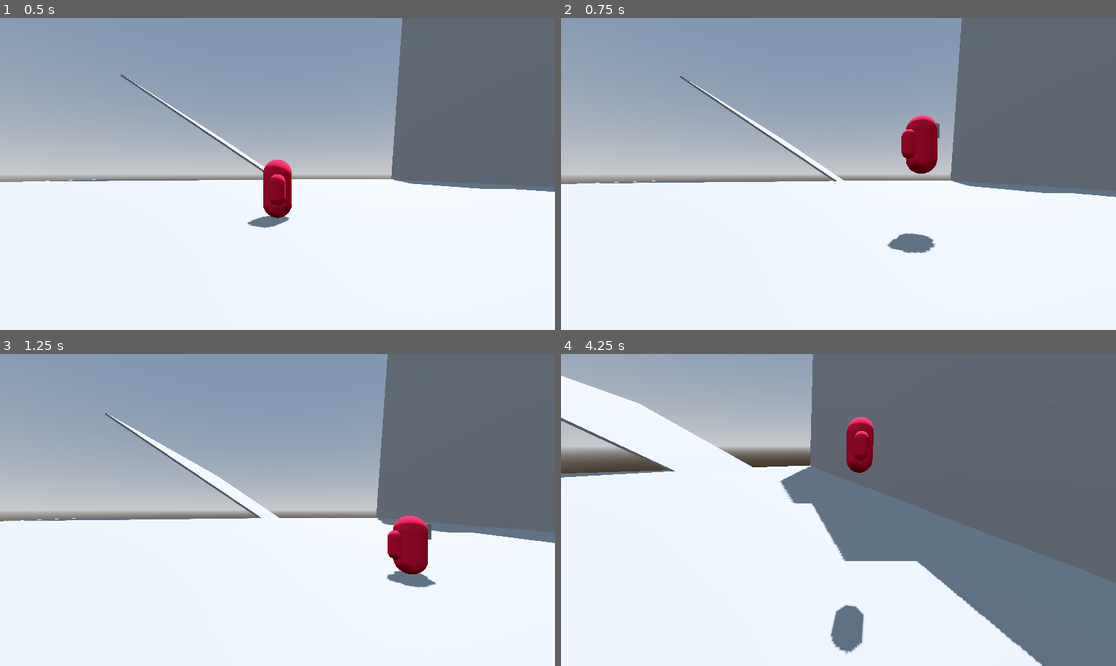
Above: before the commit, frames 1-4 (two rows, left to right).
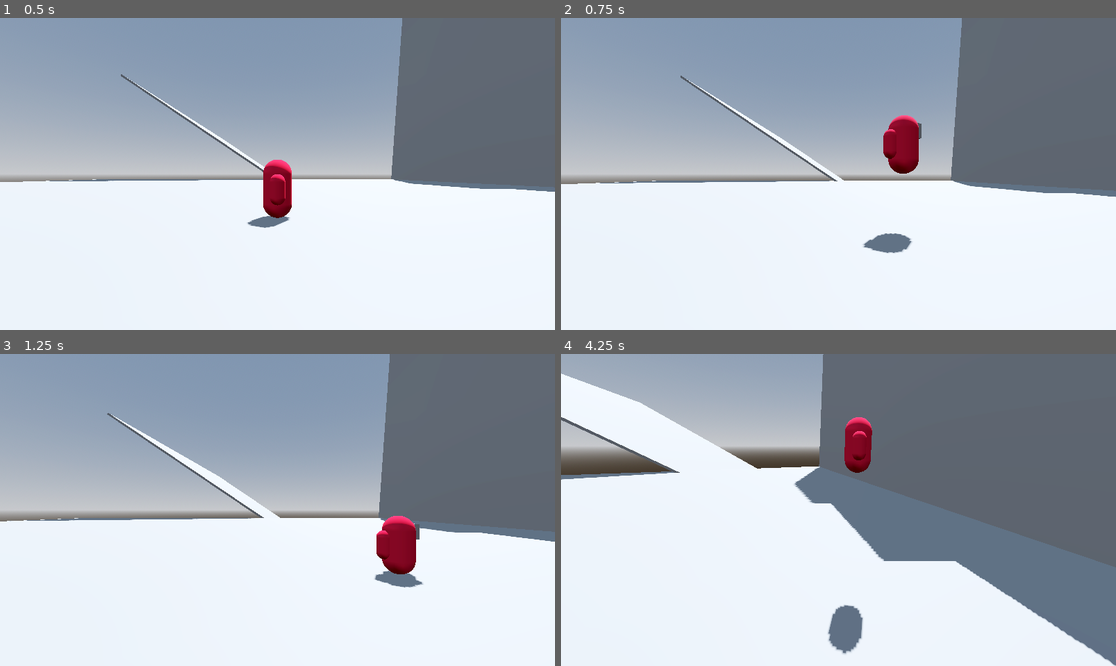
Above: after the commit, the same moments.

Repository: lead0lead/godot-3d-bullet-hell
Game: Godot game, scene res://scenes/main.tscn
Two runs of this game, one before a commit and one after it. Both use one fixed random seed, a clock stepped at 60 frames per second and the inputs below.
Inputs (mouse positions are in pixels of both pictures, inside the frame that each line leads up to):
- Up to frame 1 (0.5 s): no input
- Up to frame 2 (0.75 s): tap Enter at 0.5 s; move the mouse to (960, 158) at 0.52 s; hold D (right) from 0.53 s (still down); hold Space (jump) from 0.53 s (still down); tap Shift (dash) at 0.6 s
- Up to frame 3 (1.25 s): keep holding D (right); keep holding Space (jump)
- Up to frame 4 (4.25 s): move the mouse to (727, 525) at 1.27 s; release D (right) at 1.28 s; release Space (jump) at 1.28 s; hold S (back) 1.28-2.03 s; tap Space (jump) at 1.35, 1.52, 1.82, 3.02, 3.32 s; tap Shift (dash) at 1.55, 2.1, 3.05 s; move the mouse to (894, 441) at 2.02 s; hold D (right) 2.03-2.78 s; hold Space (jump) 2.03-2.78 s; move the mouse to (810, 572) at 2.77 s; hold W (forward) from 2.78 s (still down); click (810, 572) at 2.85 s; move the mouse to (877, 513) at 3.52 s; hold Space (jump) from 3.53 s (still down); tap V (toggle_flight) at 3.6 s

Frame 1 is identical in both runs. In frame 2, 1.9% of the frame differs, in the area x 2-100%, y 1-76%; in frame 3, 1.8%; in frame 4, 6.3%, in the area x 0-100%, y 0-100%.

Commit message:
Revert "Add dash jump-boost"
This reverts commit 403975461e3efa7e9159dac0e1a6652cb77b4aaa.

Diff:
--- a/scripts/player.gd
+++ b/scripts/player.gd
@@ -9,20 +9,14 @@
 @export var rotation_speed := 8.0
 @export var jump_impulse := 14.0
 @export var flight_impulse := 8.0
-@export var dash_impulse := 40.0
+@export var dash_impulse := 30.0
 
 @onready var _camera: Camera3D = %PlayerCamera
 
 var _move_direction = Vector3.ZERO
 var _last_move_direction := Vector3.FORWARD
 var _gravity := -50
-
 var flying: bool = false
-
-var dashing: bool = false
-var dash_velocity = Vector3.ZERO
-var dash_timer := 0.0
-var dash_duration := 0.2
 
 func _physics_process(delta: float) -> void:
 	_rotate_player_model(delta)
@@ -50,17 +44,9 @@
 
 	if Input.is_action_just_pressed("jump") and is_on_floor():
 		velocity.y = jump_impulse
-		velocity += dash_velocity
 
 	if Input.is_action_just_pressed("dash"):
 		_dash()
-
-	if dashing:
-		dash_timer -= delta
-		if dash_timer <= 0:
-			dashing = false
-			dash_velocity = Vector3.ZERO
-
 	move_and_slide()
 
 	print("current speed: ", velocity.length())
@@ -94,9 +80,6 @@
 		pass
 
 func _dash():
-	dashing = true
-	dash_velocity = velocity.normalized() * (velocity.length() + dash_impulse)
 	var y_velocity = velocity.y
-	velocity = dash_velocity
+	velocity = velocity.normalized() * (velocity.length() + dash_impulse)
 	velocity.y = y_velocity
-	dash_timer = dash_duration
